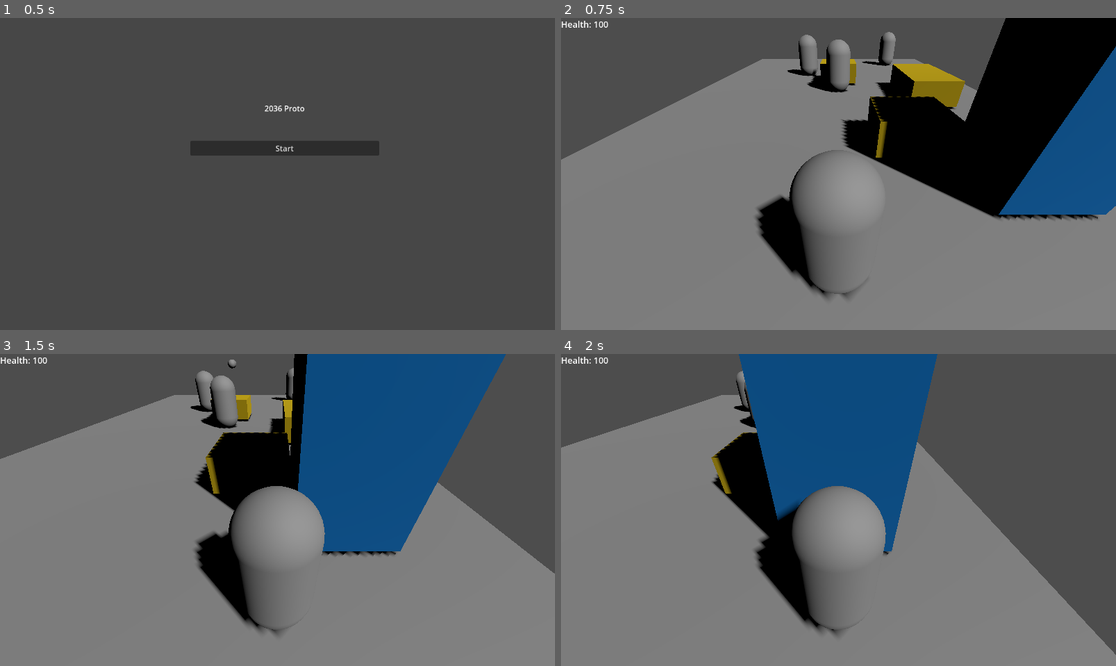
Above: before the commit, frames 1-4 (two rows, left to right).
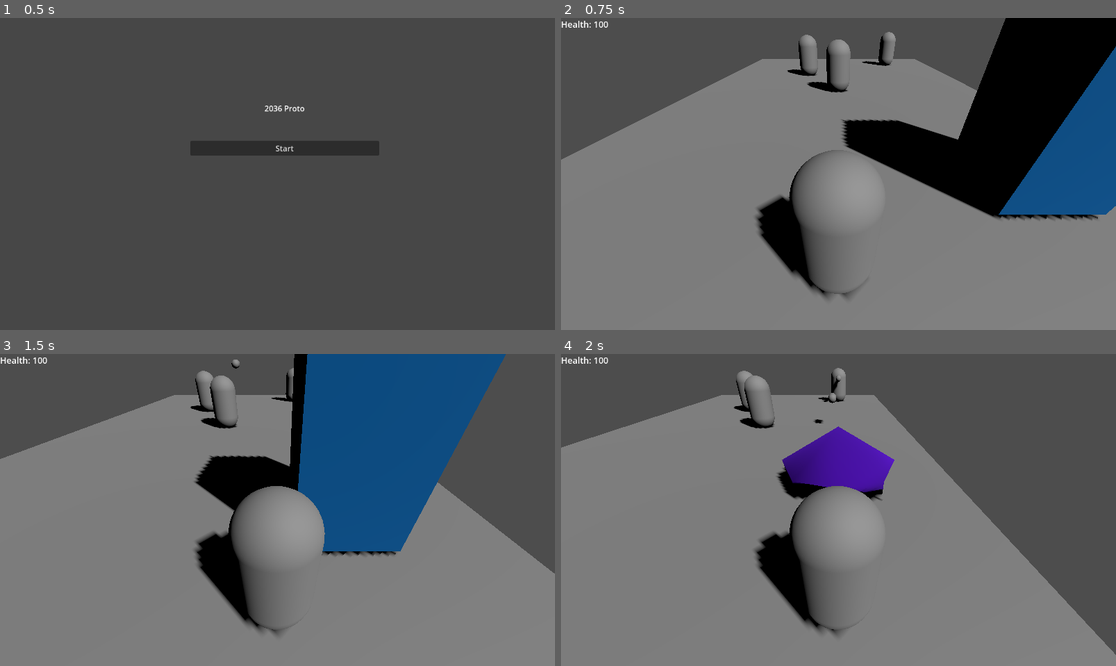
Above: after the commit, the same moments.

Repository: rknissi/2036-game
Game: Godot game, scene res://scenes/ui/mainMenu.tscn
The game is run twice, just before and just after one commit, with the same random seed, the same clock (stepped at 60 frames per second) and the same inputs.
Inputs:
- Up to frame 1 (0.5 s): no input
- Up to frame 2 (0.75 s): click "Start" at 0.5 s
- Up to frame 3 (1.5 s): tap Enter (shoot) at 1.25, 1.35 s; hold D (right) from 1.28 s (still down)
- Up to frame 4 (2 s): keep holding D (right); tap G (grenade, bound only after the commit) at 1.55 s

Frame 1 is identical in both runs. In frame 2, 3.2% of the frame differs, in the area x 44-73%, y 13-45%; in frame 3, 1.8%; in frame 4, 17%, in the area x 27-68%, y 0-65%.
Error after the commit: Invalid access to property or key 'id' on a base object of type 'Area3D (deployableCover.gd)'. (res://scripts/battle.gd:189)

Commit message:
Added debris for cover; throwable grandes

Diff:
--- a/project.godot
+++ b/project.godot
@@ -55,6 +55,11 @@
 "events": [Object(InputEventKey,"resource_local_to_scene":false,"resource_name":"","device":-1,"window_id":0,"alt_press …(195 unchanged characters)…
 ]
 }
+grenade={
+"deadzone": 0.2,
+"events": [Object(InputEventKey,"resource_local_to_scene":false,"resource_name":"","device":-1,"window_id":0,"alt_pressed":false,"shift_pressed":false,"ctrl_pressed":false,"meta_pressed":false,"pressed":false,"keycode":0,"physical_keycode":71,"key_label":0,"unicode":103,"location":0,"echo":false,"script":null)
+]
+}
 
 [physics]
 
--- a/scenes/PLAYER.tscn
+++ b/scenes/PLAYER.tscn
@@ -1,6 +1,6 @@
 [gd_scene load_steps=4 format=3 uid="uid://bcky64xylx2gb"]
 
-[ext_resource type="Script" uid="uid://6n7ycjrqmrfc" path="res://scripts/move.gd" id="1_5qx4t"]
+[ext_resource type="Script" uid="uid://6n7ycjrqmrfc" path="res://scripts/player.gd" id="1_5qx4t"]
 
 [sub_resource type="CapsuleShape3D" id="CapsuleShape3D_x3g1t"]
 
--- a/scenes/battle.tscn
+++ b/scenes/battle.tscn
@@ -1,6 +1,6 @@
 [gd_scene load_steps=6 format=3 uid="uid://cem1ue3083fhk"]
 
-[ext_resource type="PackedScene" uid="uid://bcky64xylx2gb" path="res://scenes/PLAYER.tscn" id="1_ip7xm"]
+[ext_resource type="PackedScene" uid="uid://bcky64xylx2gb" path="res://scenes/player.tscn" id="1_ip7xm"]
 [ext_resource type="Script" uid="uid://h4tlgvev0owf" path="res://scripts/battle.gd" id="1_oxp8w"]
 
 [sub_resource type="BoxShape3D" id="BoxShape3D_w7wwj"]
--- /dev/null
+++ b/scenes/debrisBig.tscn
@@ -0,0 +1,18 @@
+[gd_scene load_steps=4 format=3 uid="uid://dmll1e2cuckbj"]
+
+[ext_resource type="Script" uid="uid://bprj3hba3ftq4" path="res://scripts/debrisBig.gd" id="1_jla05"]
+[ext_resource type="ArrayMesh" uid="uid://bgdlcfkurvrcn" path="res://models/debrisBig.obj" id="2_jla05"]
+
+[sub_resource type="BoxShape3D" id="BoxShape3D_wd8rq"]
+
+[node name="debrisBigArea3D" type="Area3D"]
+script = ExtResource("1_jla05")
+
+[node name="debrisBigCollision" type="CollisionShape3D" parent="."]
+transform = Transform3D(1, 0, 0, 0, 0.5, 0, 0, 0, 1, 0, 0.25, 0)
+shape = SubResource("BoxShape3D_wd8rq")
+
+[node name="debrisBigMesh" type="MeshInstance3D" parent="."]
+transform = Transform3D(1, 0, 0, 0, 1, 0, 0, 0, 1, 0, 0.25, 0)
+mesh = ExtResource("2_jla05")
+skeleton = NodePath("../debrisBigCollision")
--- /dev/null
+++ b/scenes/debrisSmall.tscn
@@ -0,0 +1,10 @@
+[gd_scene load_steps=2 format=3 uid="uid://di34gd75dprsk"]
+
+[ext_resource type="ArrayMesh" uid="uid://calqlc5x6g44b" path="res://models/debrisSmall.obj" id="2_n4w3k"]
+
+[node name="debrisSmallArea3D" type="Area3D"]
+
+[node name="debrisSmallMesh" type="MeshInstance3D" parent="."]
+transform = Transform3D(1, 0, 0, 0, 1, 0, 0, 0, 1, 0, 0.25, 0)
+mesh = ExtResource("2_n4w3k")
+skeleton = NodePath("")
--- /dev/null
+++ b/scenes/deployableCover.gd
@@ -0,0 +1 @@
+extends Area3D
--- /dev/null
+++ b/scenes/deployableCover.tscn
@@ -0,0 +1,10 @@
+[gd_scene load_steps=2 format=3 uid="uid://cfpgkrnnwcqkh"]
+
+[ext_resource type="ArrayMesh" uid="uid://calqlc5x6g44b" path="res://models/debrisSmall.obj" id="1_vh8up"]
+
+[node name="debrisSmallArea3D" type="Area3D"]
+
+[node name="debrisSmallMesh" type="MeshInstance3D" parent="."]
+transform = Transform3D(1, 0, 0, 0, 1, 0, 0, 0, 1, 0, 0.25, 0)
+mesh = ExtResource("1_vh8up")
+skeleton = NodePath("")
--- /dev/null
+++ b/scenes/grenade.tscn
@@ -0,0 +1,17 @@
+[gd_scene load_steps=4 format=3 uid="uid://5ps5l3j5aj7i"]
+
+[ext_resource type="Script" uid="uid://dsas0k0p37wb" path="res://scripts/grenade.gd" id="1_cvyik"]
+
+[sub_resource type="SphereShape3D" id="SphereShape3D_1xt3t"]
+
+[sub_resource type="SphereMesh" id="SphereMesh_cvyik"]
+
+[node name="grenade" type="Area3D"]
+transform = Transform3D(0.5, 0, 0, 0, 0.5, 0, 0, 0, 0.5, 0, 0, 0)
+script = ExtResource("1_cvyik")
+
+[node name="grenadeCollision" type="CollisionShape3D" parent="."]
+shape = SubResource("SphereShape3D_1xt3t")
+
+[node name="grenadeMesh" type="MeshInstance3D" parent="."]
+mesh = SubResource("SphereMesh_cvyik")
--- a/scenes/semiwall.tscn
+++ b/scenes/semiwall.tscn
@@ -1,26 +1,20 @@
-[gd_scene load_steps=5 format=3 uid="uid://brclfjp4jmdgy"]
+[gd_scene load_steps=4 format=3 uid="uid://brclfjp4jmdgy"]
 
-[ext_resource type="Script" uid="uid://bco5h6ab4xjjc" path="res://scripts/semiwall.gd" id="1_tn22y"]
-[ext_resource type="ArrayMesh" uid="uid://dc1q58krs55wt" path="res://models/semiWall.obj" id="2_co5wt"]
+[ext_resource type="Script" uid="uid://bi4qr4jb5jfjd" path="res://scenes/deployableCover.gd" id="1_tn22y"]
 
 [sub_resource type="BoxShape3D" id="BoxShape3D_wd8rq"]
 
 [sub_resource type="BoxMesh" id="BoxMesh_wd8rq"]
 
-[node name="SemiWallArea3D" type="Area3D"]
+[node name="deployableCoverArea3D" type="Area3D"]
 script = ExtResource("1_tn22y")
 
-[node name="SemiWallCollision" type="CollisionShape3D" parent="."]
+[node name="deployableCoverCollision" type="CollisionShape3D" parent="."]
 transform = Transform3D(1, 0, 0, 0, 0.5, 0, 0, 0, 1, 0, 0.25, 0)
 shape = SubResource("BoxShape3D_wd8rq")
 
-[node name="SemiWallMesh" type="MeshInstance3D" parent="."]
+[node name="deployableCoverMesh" type="MeshInstance3D" parent="."]
 transform = Transform3D(1, 0, 0, 0, 0.5, 0, 0, 0, 1, 0, 0.25, 0)
 visible = false
 mesh = SubResource("BoxMesh_wd8rq")
-skeleton = NodePath("../SemiWallCollision")
-
-[node name="SemiWallMesh2" type="MeshInstance3D" parent="."]
-transform = Transform3D(1, 0, 0, 0, 1, 0, 0, 0, 1, 0, 0.25, 0)
-mesh = ExtResource("2_co5wt")
-skeleton = NodePath("../SemiWallCollision")
+skeleton = NodePath("../deployableCoverCollision")
--- a/scripts/battle.gd
+++ b/scripts/battle.gd
@@ -1,24 +1,14 @@
 extends StaticBody3D
 
 var bullet = preload("res://scenes/bullet.tscn")
+var grenade = preload("res://scenes/grenade.tscn")
 var enemyBulletScene = preload("res://scenes/bulletEnemy.tscn")
 var semiwall_scene = preload("res://scenes/semiwall.tscn")  # Replace with your actual scene path
 var pillarwall_scene = preload("res://scenes/pillarwall.tscn")  # Replace with your actual scene path
 var enemy_scene = preload("res://scenes/enemy.tscn")
-
-var enemyMap = {}
-
-var ENEMIES_MINIMUM = 2
-var ENEMIES_MAXIMUM = 3
-var ENEMIES_CLASSES = 3
-
-var PILLARS_MINIMUM = 1
-var PILLARS_MAXIMUM = 4
-
-var SEMIWALL_MINIMUM = 2
-var SEMIWALL_MAXIMUM = 4
-
-var enemyTypeNames = ["PISTOL", "SMG", "AR"]
+var debrisBig_scene = preload("res://scenes/debrisBig.tscn")
+var debrisSmall_scene = preload("res://scenes/debrisSmall.tscn")
+
 var enemyTypes = {
 	"PISTOL": enemyType.new(
 		"PISTOL",
@@ -42,11 +32,35 @@
 		600.0,
 		3,
 		12
+	),"MINIGUN": enemyType.new(
+		"MINIGUN",
+		300,
+		34,
+		900.0,
+		2,
+		100
 	)}
+
+var enemyTypeNames = enemyTypes.values().map(func(i): return i["name"])
+
+var enemyMap = {}
+
+var ENEMIES_MINIMUM = 2
+var ENEMIES_MAXIMUM = 3
+var ENEMIES_CLASSES = enemyTypeNames.size()
+
+var PILLARS_MINIMUM = 1
+var PILLARS_MAXIMUM = 4
+
+var SEMIWALL_MINIMUM = 2
+var SEMIWALL_MAXIMUM = 4
+
 
 func _ready():
 	var emitter = get_node("Player")
 	emitter.connect("game_over", self._on_game_over)
+	emitter.connect("shoot", self.shoot)
+	emitter.connect("grenade_throw", self.grenadeThrow)
 
 	addPlayerPos()
 	generateEnemies()
@@ -66,15 +80,18 @@
 	b.position = $Player.position + Vector3(0, 0.3, -0.5)
 	add_child(b)
 
+func grenadeThrow():
+	var g = grenade.instantiate()
+	g.position = $Player.position + Vector3(0, 0.3, -0.5)
+	g.initialZ = g.position.z
+	add_child(g)
+
 func _on_game_over():
 	$health.visible = false
 	$gameOver.visible = true
 
 func _physics_process(delta):
 	$health/text.text = "Health: " + str($Player.health)
-
-	if Input.is_action_just_pressed("shoot"):
-		shoot()
 
 func enemyShoot(id, dmg):
 	if id in enemyMap:
@@ -155,6 +172,17 @@
 	new_enemy.scale = Vector3(0.60, 0.60, 0.60)
 	new_enemy.get_node("Area3D").setPos(x, z)
 
+func spawnDebrisBig(x, z):
+	var new_child = debrisBig_scene.instantiate()
+	new_child.global_transform.origin = global_transform.origin + GlobalMap.target_positions[z][x]
+	GlobalMap.movePos(GlobalMap.debrisBigId + str(new_child.id), x, z)
+	add_child(new_child)
+
+func spawnDebrisSmall(x, z):
+	var new_child = debrisSmall_scene.instantiate()
+	new_child.global_transform.origin = global_transform.origin + GlobalMap.target_positions[z][x]
+	add_child(new_child)
+
 func spawnSemiWall(x, z):
 	var new_child = semiwall_scene.instantiate()
 	new_child.global_transform.origin = global_transform.origin + GlobalMap.target_positions[z][x]
@@ -164,6 +192,8 @@
 func spawnPillarWall(x, z):
 	var new_pillarWall = pillarwall_scene.instantiate()
 	new_pillarWall.connect("spawnSemiWall", self.spawnSemiWall)
+	new_pillarWall.connect("spawnDebrisBig", self.spawnDebrisBig)
+	new_pillarWall.connect("spawnDebrisSmall", self.spawnDebrisSmall)
 	new_pillarWall.global_transform.origin = global_transform.origin + GlobalMap.target_positions[z][x]
 	GlobalMap.movePos(GlobalMap.pillarWallId + str(new_pillarWall.id), x, z)
 	add_child(new_pillarWall)
--- a/scripts/bullet.gd
+++ b/scripts/bullet.gd
@@ -5,7 +5,7 @@
 var accuracyY = randf_range(-0.1, 0.1)
 var accuracyX = randf_range(-0.1, 0.1)
 
-@export var weaponDamage = 30
+var weaponDamage = 30
 
 func _ready():
 	connect("body_entered", _on_body_entered)
--- /dev/null
+++ b/scripts/debrisBig.gd
@@ -0,0 +1,3 @@
+extends Area3D
+
+var id = randi_range(0, 1000)
--- a/scripts/globalMap.gd
+++ b/scripts/globalMap.gd
@@ -5,6 +5,8 @@
 var semiWalld = "semiWall"
 var pillarWallId = "pillarWall"
 var wallsDefaultId = "wall"
+var debrisBigId = "debrisBig"
+var debrisSmallId = "debrisSmall"
 
 var playerDefaultX = 2
 var playerDefaultZ = 0
@@ -131,8 +133,10 @@
 	elif id.contains(enemyDefaultId):
 		if x >= minEnemyX and x <= maxEnemyX and z >= minEnemyZ and z <= maxEnemyZ:
 			return true
+	elif x >= minX and x <= maxX and z >= minZ and z <= maxZ:
+		return true
 	else:
-		return true
+		return false
 
 func movePos(id, x, z):
 	if checkPos(id, x, z):
--- /dev/null
+++ b/scripts/grenade.gd
@@ -0,0 +1,31 @@
+extends Area3D
+
+var grenadeSpeed = 10
+var initialZ = 0
+
+var weaponDamage = 300
+var splashRadius = 2
+
+func calculatePos(z):
+	#y\ =-0.48x^{2}-2.4x
+	return -2 * ((-0.96 * (z - initialZ)) - 2.4)
+
+func _ready():
+	connect("body_entered", _on_body_entered)
+	connect("area_entered", _on_area_entered)
+
+func _physics_process(delta):
+	var direction = $grenadeCollision.global_transform.origin
+
+	direction.z -= 10
+	direction.y = calculatePos(position.z)
+
+	var directionTo = global_position.direction_to(direction)
+
+	position += directionTo * grenadeSpeed * delta
+
+func _on_body_entered(body):
+	queue_free()
+
+func _on_area_entered(body):
+	queue_free()
--- a/scripts/pillarwall.gd
+++ b/scripts/pillarwall.gd
@@ -1,21 +1,31 @@
 extends Area3D
 
-var wallMaxHealth = 100
+var wallMaxHealth = 300
 var wallCurrenthealth = wallMaxHealth
 var id = randi_range(0, 1000)
 
 signal spawnSemiWall
+signal spawnDebrisBig
+signal spawnDebrisSmall
 
 func _ready():
 	connect("area_entered", _on_area_entered)
 
 func _on_area_entered(body):
+	var direction = (body.global_transform.origin - global_transform.origin).normalized()
 	if ("weaponDamage" in body) :
 		var damageReceived = body.weaponDamage
 		if (wallCurrenthealth > damageReceived):
 			wallCurrenthealth -= damageReceived
 		else:
 			var currentPos = GlobalMap.getCurrentPos(GlobalMap.pillarWallId + str(id))
+			if direction.z > 0:
+				if GlobalMap.checkPos(GlobalMap.debrisBigId, currentPos.x, currentPos.y + 1):
+					emit_signal("spawnDebrisBig", currentPos.x, currentPos.y + 1)
+			elif direction.z < 0:
+				if GlobalMap.checkPos(GlobalMap.debrisBigId, currentPos.x, currentPos.y - 1):
+					emit_signal("spawnDebrisBig", currentPos.x, currentPos.y - 1)
 			GlobalMap.deletePos(GlobalMap.pillarWallId + str(id))
 			emit_signal("spawnSemiWall", currentPos.x, currentPos.y)
+			emit_signal("spawnSemiDebrisSmall", currentPos.x, currentPos.y)
 			queue_free()
--- a/scripts/move.gd
+++ b/scripts/player.gd
@@ -3,6 +3,8 @@
 @export var speed = 8
 @export var fall_acceleration = 100
 signal game_over
+signal shoot
+signal grenade_throw
 
 var movementDelay = 0.1
 var movementTimeElapsed = 0.0
@@ -13,6 +15,9 @@
 var target_velocity = Vector3.ZERO
 var id = GlobalMap.playerId
 var health = 100
+var grenadeCount = 2
+
+var curEquips = []
 
 func _physics_process(delta):
 
@@ -54,3 +59,10 @@
 	else:
 		current_target_column = oldColumn
 		current_target_line = oldLine
+
+	if Input.is_action_just_pressed("shoot"):
+		emit_signal("shoot")
+
+	if Input.is_action_just_pressed("grenade") and grenadeCount > 0:
+		grenadeCount -= 1
+		emit_signal("grenade_throw")
--- a/scripts/semiwall.gd
+++ b/scripts/semiwall.gd
@@ -1,6 +1,6 @@
 extends Area3D
 
-var wallMaxHealth = 100
+var wallMaxHealth = 150
 var wallCurrenthealth = wallMaxHealth
 var id = randi_range(0, 1000)
 
Not shown, added: models/debrisBig.mtl
Not shown, added: models/debrisBig.obj
Not shown, added: models/debrisBig.obj.import
Not shown, added: models/debrisSmall.mtl
Not shown, added: models/debrisSmall.obj
Not shown, added: models/debrisSmall.obj.import
Not shown, removed: scripts/move.gd.uid
Not shown, added: models/source/debrisBig.blend
Not shown, added: models/source/debrisBig.blend1
Not shown, added: models/source/debrisSmall.blend
Not shown, added: models/source/debrisSmall.blend1
Not shown, changed: models/source/semiWall.blend
(and 3 more such lines)
